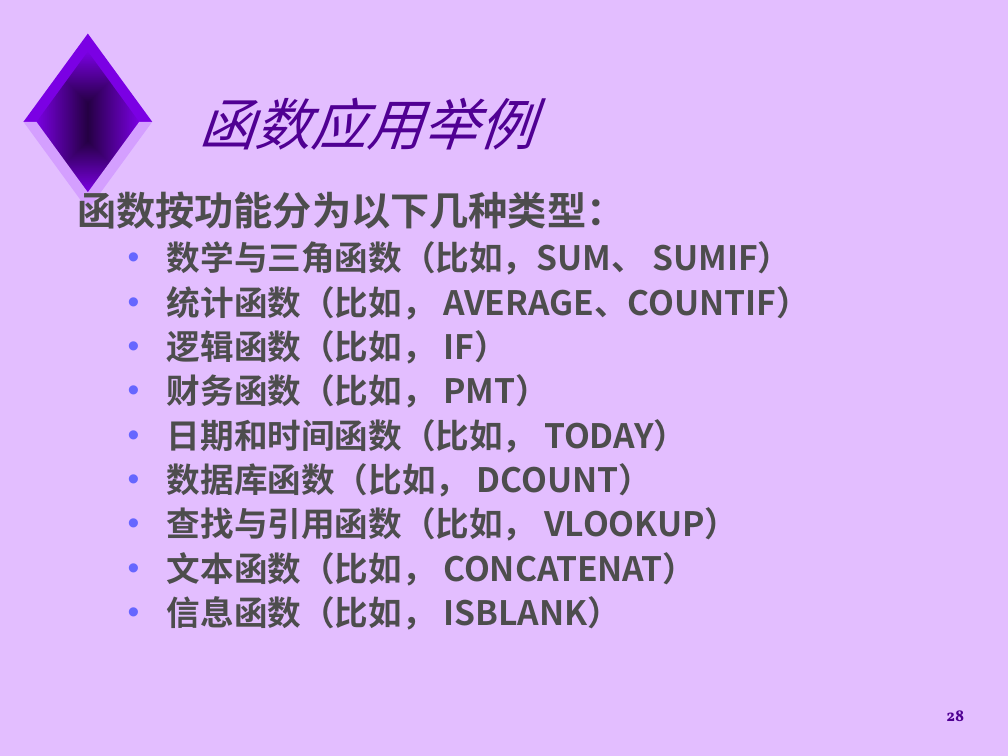
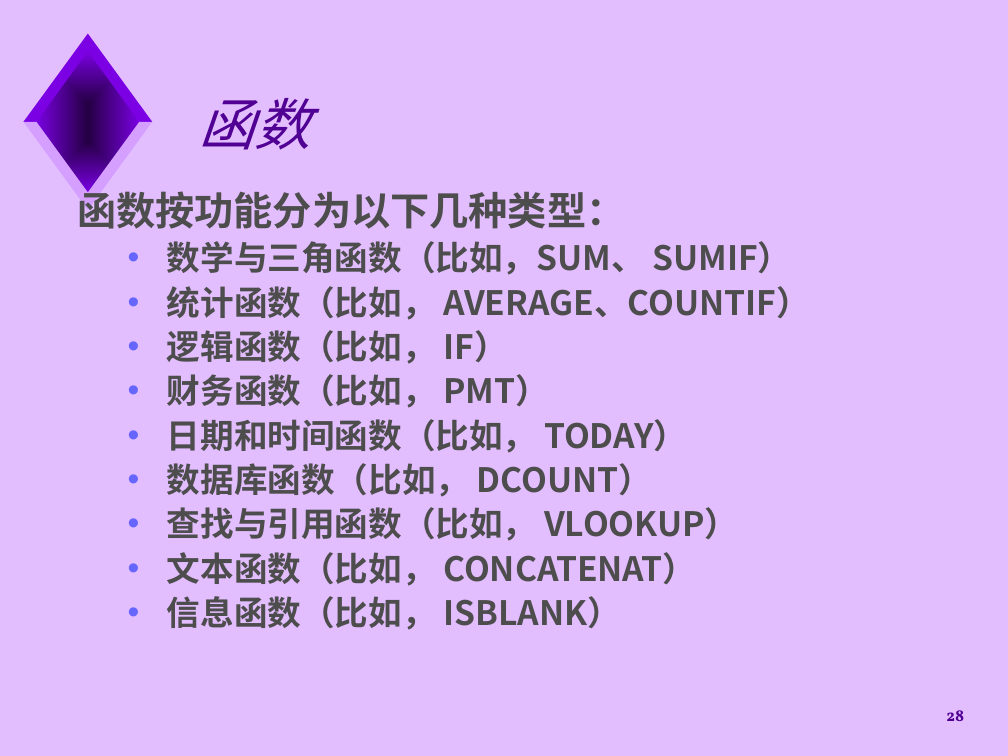
Before and after one commit to jtrfid/C-Repositories, a slide deck: slide 28 of 2016/计算机导论/pptx/4. office.pptx. Drawn at 1008x756 pixels with LibreOffice and Linux fonts; fonts in the diff are those of the drawing; background and template pictures are left out. Boxes give left, top, right and bottom in pixels: in the first picture for what was removed or moved away, otherwise in the second. Text is boxed around its words. In the diff, an @@ line names an element or a change of style, - is before the commit and + after.

```diff
--- a/2016/计算机导论/pptx/4. office.pptx
+++ b/2016/计算机导论/pptx/4. office.pptx
@@ title at box(199, 98, 311, 150): text changed @@
-函数应用举例
+函数
```
Also in this commit, not shown: 5 other slides changed.
